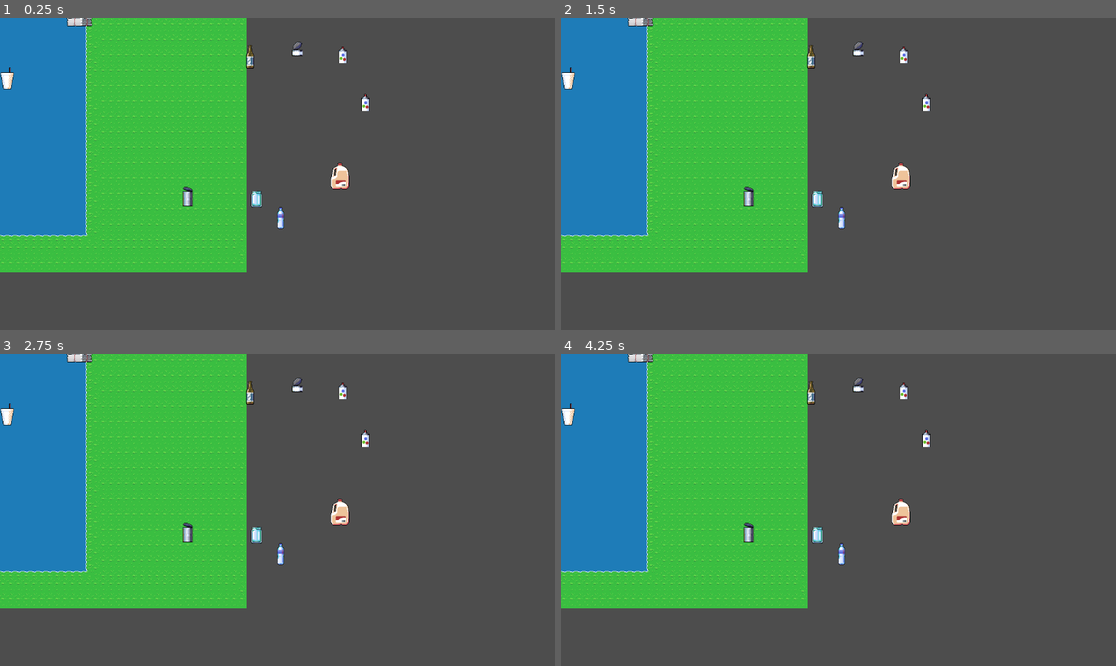
Above: before the commit, frames 1-4 (two rows, left to right).
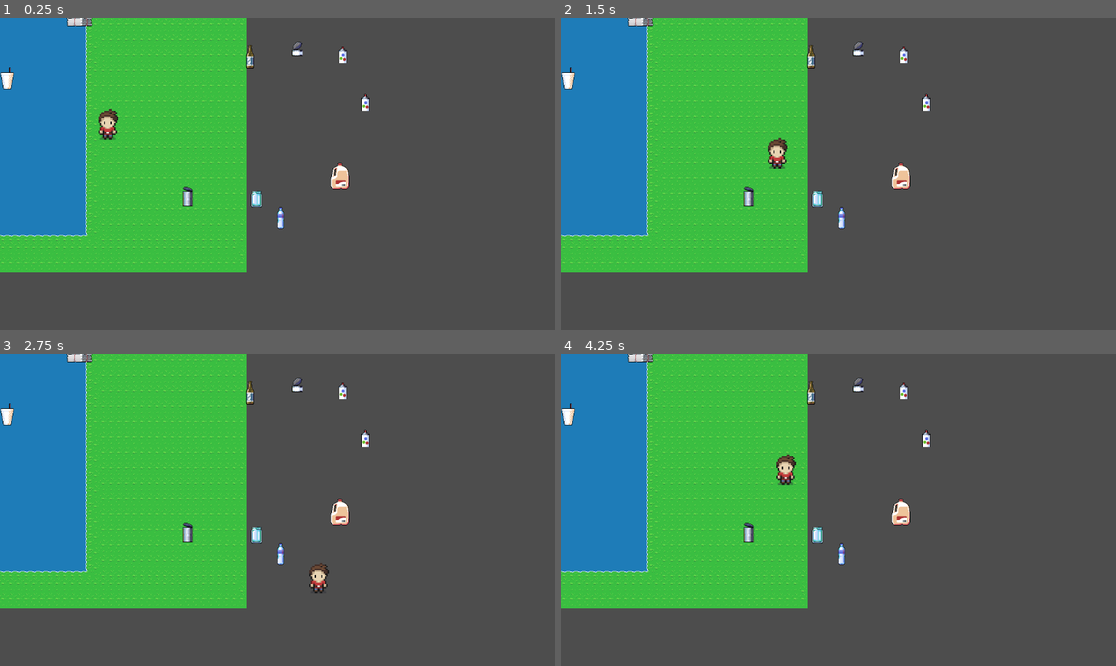
Above: after the commit, the same moments.

Repository: B-Chavez/trash-pickup
Game: Godot game, scene res://scenes/main.tscn
The game is run twice, just before and just after one commit, with the same random seed, the same clock (stepped at 60 frames per second) and the same inputs.
Inputs:
- Up to frame 1 (0.25 s): no input
- Up to frame 2 (1.5 s): tap Enter at 0.5 s; hold D (moveRight, bound only after the commit) 0.53-1.28 s; hold S (moveDown, bound only after the commit) from 1.28 s (still down)
- Up to frame 3 (2.75 s): release S (moveDown, bound only after the commit) at 2.03 s; hold D (moveRight, bound only after the commit) from 2.03 s (still down)
- Up to frame 4 (4.25 s): release D (moveRight, bound only after the commit) at 2.78 s; hold W (moveUp, bound only after the commit) 2.78-3.53 s; hold A (moveLeft, bound only after the commit) from 3.53 s (still down)

The runs differ from the first frame. In frame 1, 0.3% of the frame differs, in the area x 17-22%, y 29-40%; in frame 2, 0.3%, in the area x 37-41%, y 38-49%; in frame 3, 0.3%; in frame 4, 0.3%.

Commit message:
Added movement to the player scene

Diff:
--- a/project.godot
+++ b/project.godot
@@ -14,3 +14,26 @@
 run/main_scene="uid://cpnfo3voew1wd"
 config/features=PackedStringArray("4.4", "Forward Plus")
 config/icon="res://icon.svg"
+
+[input]
+
+moveUp={
+"deadzone": 0.2,
+"events": [Object(InputEventKey,"resource_local_to_scene":false,"resource_name":"","device":-1,"window_id":0,"alt_pressed":false,"shift_pressed":false,"ctrl_pressed":false,"meta_pressed":false,"pressed":false,"keycode":0,"physical_keycode":87,"key_label":0,"unicode":119,"location":0,"echo":false,"script":null)
+]
+}
+moveDown={
+"deadzone": 0.2,
+"events": [Object(InputEventKey,"resource_local_to_scene":false,"resource_name":"","device":-1,"window_id":0,"alt_pressed":false,"shift_pressed":false,"ctrl_pressed":false,"meta_pressed":false,"pressed":false,"keycode":0,"physical_keycode":83,"key_label":0,"unicode":115,"location":0,"echo":false,"script":null)
+]
+}
+moveRight={
+"deadzone": 0.2,
+"events": [Object(InputEventKey,"resource_local_to_scene":false,"resource_name":"","device":-1,"window_id":0,"alt_pressed":false,"shift_pressed":false,"ctrl_pressed":false,"meta_pressed":false,"pressed":false,"keycode":0,"physical_keycode":68,"key_label":0,"unicode":100,"location":0,"echo":false,"script":null)
+]
+}
+moveLeft={
+"deadzone": 0.2,
+"events": [Object(InputEventKey,"resource_local_to_scene":false,"resource_name":"","device":-1,"window_id":0,"alt_pressed":false,"shift_pressed":false,"ctrl_pressed":false,"meta_pressed":false,"pressed":false,"keycode":0,"physical_keycode":65,"key_label":0,"unicode":97,"location":0,"echo":false,"script":null)
+]
+}
--- a/scenes/main.tscn
+++ b/scenes/main.tscn
@@ -1,7 +1,8 @@
-[gd_scene load_steps=5 format=4 uid="uid://cpnfo3voew1wd"]
+[gd_scene load_steps=6 format=4 uid="uid://cpnfo3voew1wd"]
 
 [ext_resource type="Script" uid="uid://le083sjsgd" path="res://scripts/main.gd" id="1_0wfyh"]
 [ext_resource type="Texture2D" uid="uid://doc01bn5biekp" path="res://assets/city_assets/Overworld.png" id="1_o5qli"]
+[ext_resource type="PackedScene" uid="uid://chorxn01mj2hi" path="res://scenes/player.tscn" id="3_sugp2"]
 
 [sub_resource type="TileSetAtlasSource" id="TileSetAtlasSource_0wfyh"]
 texture = ExtResource("1_o5qli")
@@ -1088,3 +1089,7 @@
 [node name="TileMapLayer" type="TileMapLayer" parent="."]
 tile_map_data = PackedByteArray("AAALAAAAAAAEAAcAAAALAAEAAAAEAAcAAAALAAIAAAAEAAcAAAALAAMAAAAEAAcAAAALAAQAAAAEAAcAAAALAA …(16816 unchanged characters)…
 tile_set = SubResource("TileSet_sugp2")
+
+[node name="player" parent="." instance=ExtResource("3_sugp2")]
+position = Vector2(225, 221)
+scale = Vector2(2.70157, 3.15167)
--- /dev/null
+++ b/scenes/player.tscn
@@ -0,0 +1,20 @@
+[gd_scene load_steps=4 format=3 uid="uid://chorxn01mj2hi"]
+
+[ext_resource type="Texture2D" uid="uid://c46qwn64jsxjy" path="res://assets/city_assets/character.png" id="1_3vyb7"]
+[ext_resource type="Script" uid="uid://cafttkwwje1x3" path="res://scripts/player.gd" id="1_g2els"]
+
+[sub_resource type="CapsuleShape2D" id="CapsuleShape2D_g2els"]
+radius = 6.0
+height = 18.0
+
+[node name="player" type="CharacterBody2D"]
+script = ExtResource("1_g2els")
+
+[node name="Sprite2D" type="Sprite2D" parent="."]
+texture_filter = 1
+texture = ExtResource("1_3vyb7")
+region_enabled = true
+region_rect = Rect2(1, 6, 15, 20)
+
+[node name="CollisionShape2D" type="CollisionShape2D" parent="."]
+shape = SubResource("CapsuleShape2D_g2els")
--- /dev/null
+++ b/scripts/player.gd
@@ -0,0 +1,26 @@
+extends CharacterBody2D
+
+const SPEED = 300.0
+
+
+func _physics_process(delta: float) -> void:
+	var direction = Vector2.ZERO #Start with no movement
+
+	#Check for input in each direction
+	if Input.is_action_pressed("moveUp"):
+		direction.y -= 1
+	if Input.is_action_pressed("moveDown"):
+		direction.y += 1
+	if Input.is_action_pressed("moveRight"):
+		direction.x += 1
+	if Input.is_action_pressed("moveLeft"):
+		direction.x -= 1
+
+	#Nomralize the direction vector to ensure consistent movement speed
+	direction = direction.normalized()
+
+	#Set velocity based on the input direction
+	velocity = direction * SPEED
+
+	#aply the movement using move_and_slide()
+	move_and_slide()
Not shown, added: scripts/player.gd.uid
